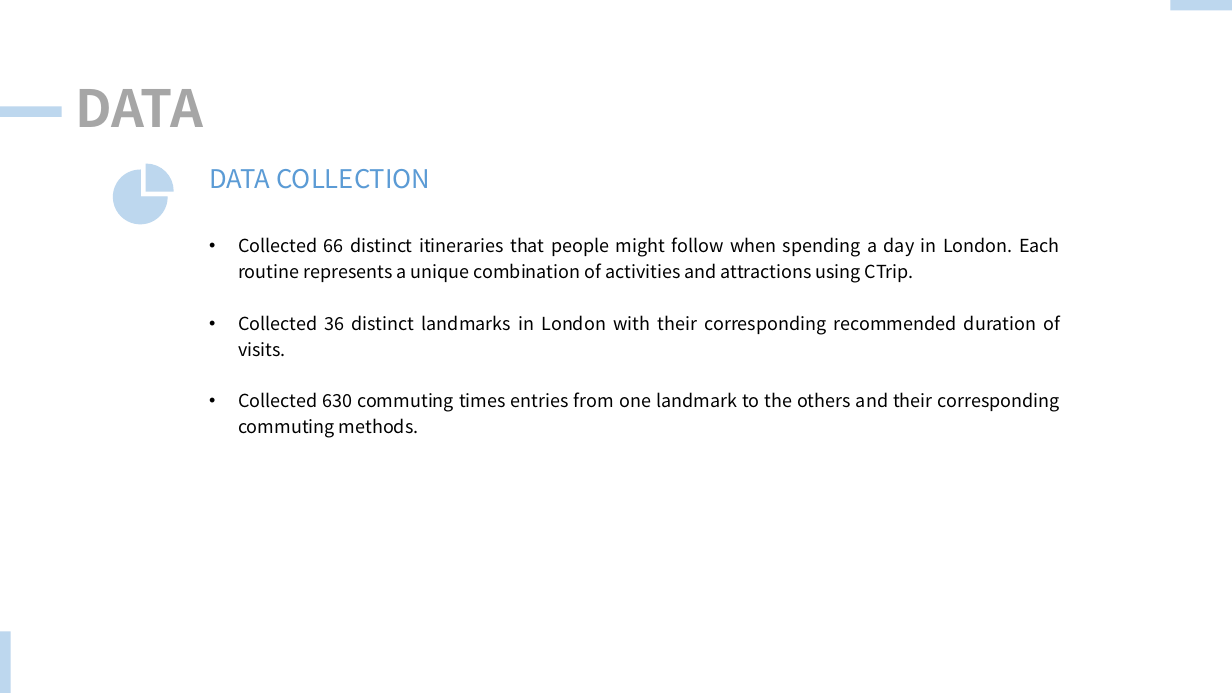
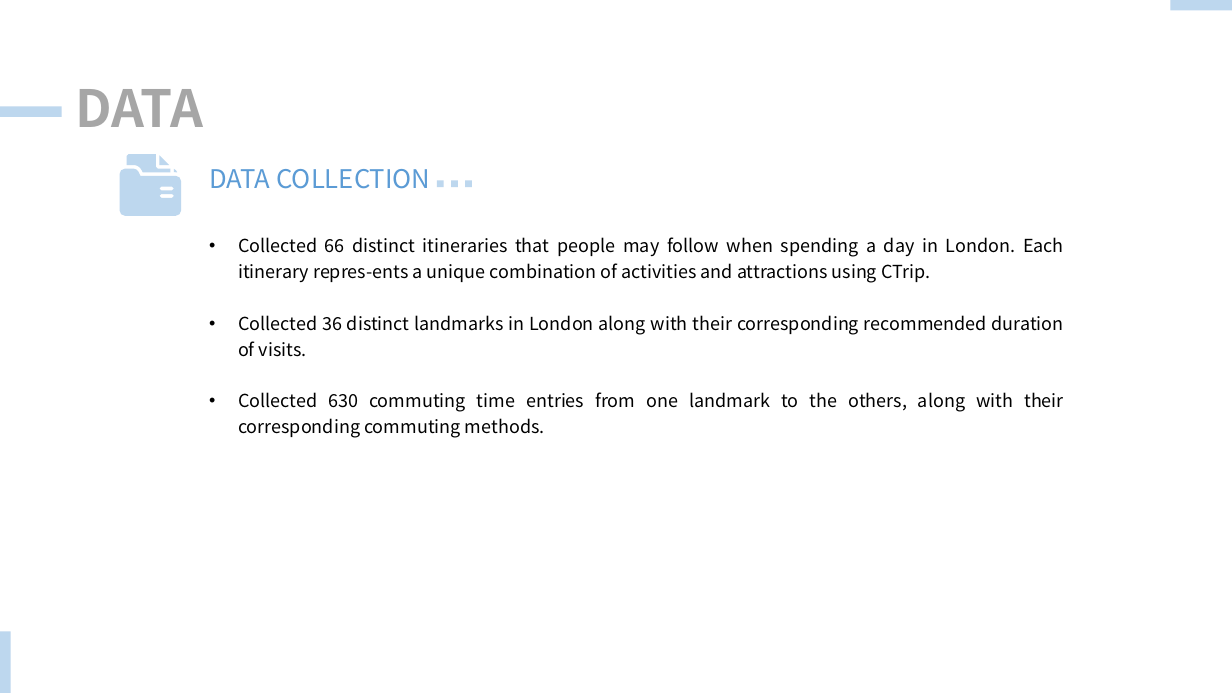
Before and after one commit to 1220780980/TiDB-Hack-Traveling-AI, a slide deck: slide 6 of Presentation.pptx. Drawn at 1232x693 pixels with LibreOffice and Linux fonts; fonts in the diff are those of the drawing. Boxes give left, top, right and bottom in pixels: in the first picture for what was removed or moved away, otherwise in the second. Text is boxed around its words. In the diff, an @@ line names an element or a change of style, - is before the commit and + after.

```diff
--- a/Presentation.pptx
+++ b/Presentation.pptx
@@ freeform shape: place and size @@
-freeform shape at [112,165,174,226]
+freeform shape at [119,154,181,216]
@@ freeform shape at [119,154,181,216]: outline #BDD7EE 1 pt to none @@
@@ rectangle added at [437,180,444,187], fill #BDD7EE @@
@@ rectangle added at [451,180,457,187], fill #BDD7EE @@
@@ rectangle added at [465,180,471,187], fill #BDD7EE @@
@@ text at [238,237,1064,438]: text changed @@
-• Collected 66 distinct itineraries that people might follow when spending a day in London. Each routine represents a unique combination of activities and attractions using CTrip.
-• Collected 36 distinct landmarks in London with their corresponding recommended duration of visits.
-• Collected 630 commuting times entries from one landmark to the others and their corresponding commuting methods.
+• Collected 66 distinct itineraries that people may follow when spending a day in London. Each itinerary repres-ents a unique combination of activities and attractions using CTrip.
+• Collected 36 distinct landmarks in London along with their corresponding recommended duration of visits.
+• Collected 630 commuting time entries from one landmark to the others, along with their corresponding commuting methods.
```
Also in this commit, not shown: 10 other slides changed, 7 other files.
